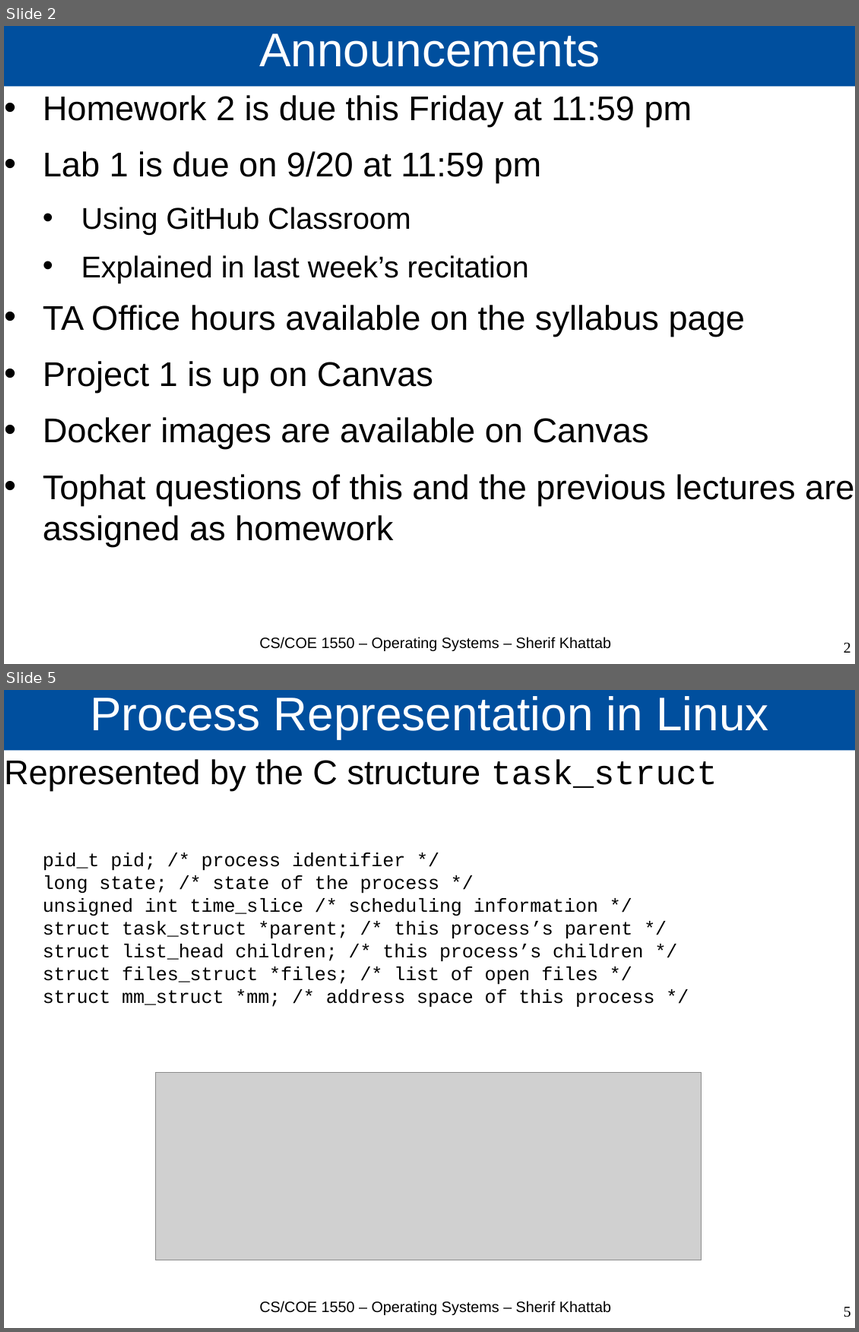
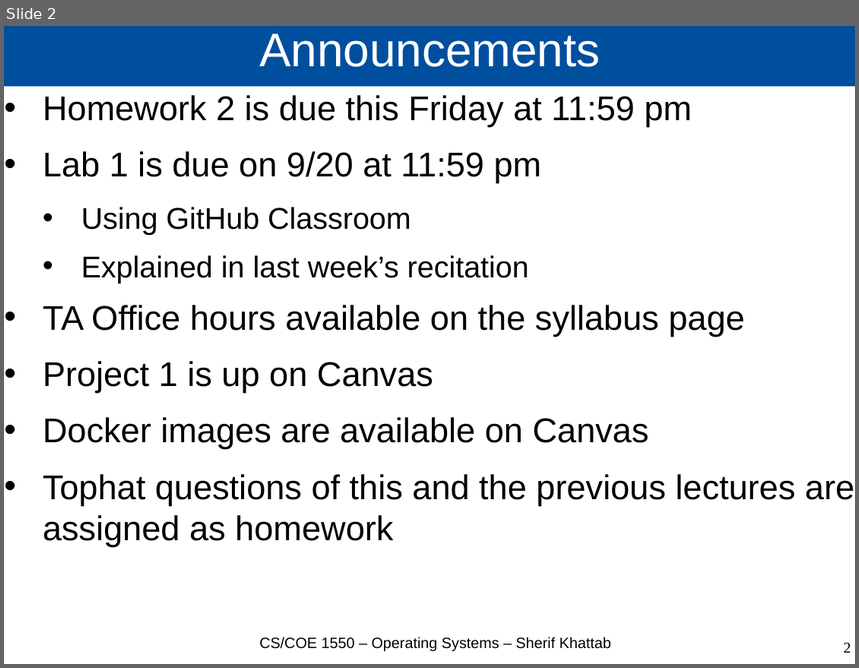
Before and after one commit to cs1550-2224/cs1550-code-handouts, a slide deck: DraftSlides/Lecture3.pptx. Shown one above the other, each under a label of ours: slides 2 and 5 before the commit, slide 2 after it; the slides between them are not shown. The pictures are 859x1332 and 859x668 pixels, drawn with LibreOffice and Linux fonts; fonts in the diff are those of the drawing; grey boxes stand for pictures. Boxes give left, top, right and bottom in pixels: in the first picture for what was removed or moved away, otherwise in the second. Text is boxed around its words. In the diff, an @@ line names an element or a change of style, - is before the commit and + after.

```diff
--- a/DraftSlides/Lecture3.pptx
+++ b/DraftSlides/Lecture3.pptx
@@ slide 5 removed at (4, 690, 855, 1328), background #FFFFFF @@
@@ title removed at (4, 690, 855, 751) @@
-Process Representation in Linux
@@ text removed at (4, 759, 718, 1008) @@
-Represented by the C structure task_struct
-pid_t pid; /* process identifier */
-long state; /* state of the process */
-unsigned int time_slice /* scheduling information */
-struct task_struct *parent; /* this process’s parent */
-struct list_head children; /* this process’s children */
-struct files_struct *files; /* list of open files */
-struct mm_struct *mm; /* address space of this process */
@@ picture removed at (155, 1073, 702, 1261) @@
@@ text removed at (259, 1301, 611, 1315) @@
-CS/COE 1550 – Operating Systems – Sherif Khattab
@@ page number removed at (844, 1307, 851, 1318) @@
-5
```
Also in this commit, not shown: 5 slides changed, 1 slide added, 10 other slides removed, 3 other files.
